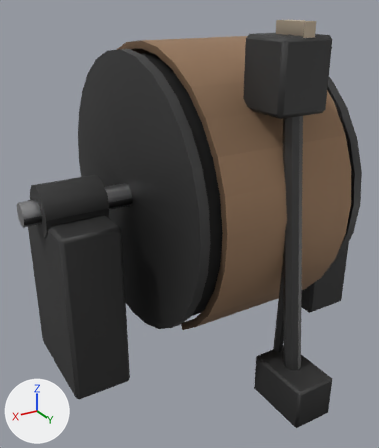
The glTF model assets/models/props/brake_drum.glb: old version first, new version second.
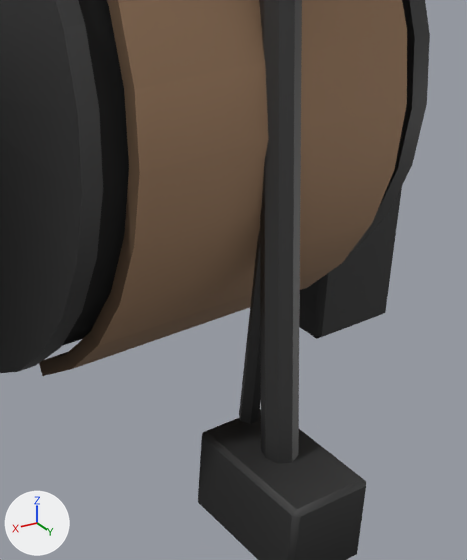
Each version appears first whole from a camera (50 mm lens) standing at (1.26, 1.98, 1.56) and looking at (0.13, 0.09, 0.62), and next in a close-up on the part from 43% to 100% of the width and 35% to 93% of the height. Arrows for +X, +Y and +Z are at lower left; the lights stay in place. The last two pictures show the newer version. Vertices at exactly the same position are counted once.

In view in the first close-up: 'static'.
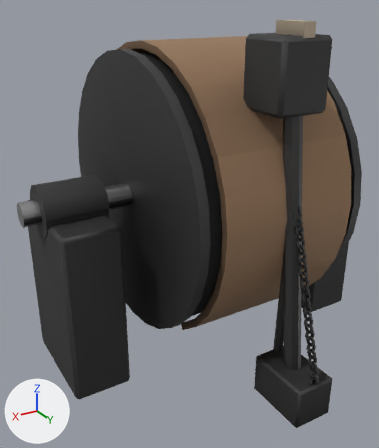
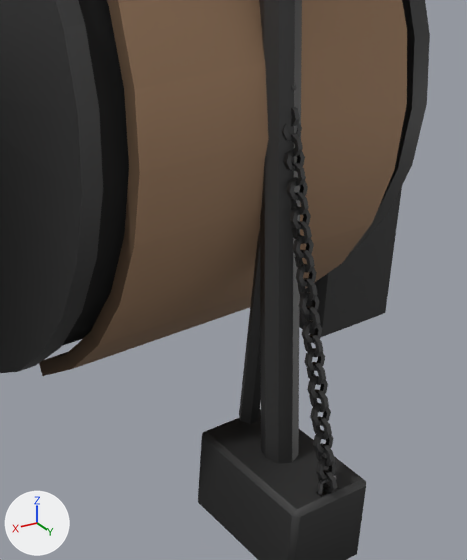
Pixel boxes (x1, y1, x2, y2) of what changed, in the close-ups (467 x 560 px):
```json
{"part": 1, "of": "me_static", "change": "added", "after": [282, 83, 337, 495]}
{"part": 2, "of": "me_static", "change": "edited", "before": [98, 0, 394, 517], "after": [98, 0, 394, 517], "on screen": "looks the same"}
```

Scene script edits in JSON lines:
```json
{"op": "add", "block": "mat_brass", "code": ["mat_brass = bpy.data.materials.new('Brass')", "# nodes: BsdfPrincipled, Mix, OutputMaterial, VertexColor", "# colours: beige #e1c489, mixed with the vertex colours"]}
{"block": "me_static", "where": "# used by ob_static; location = (0.0, 0.0, 0.0)"}
{"op": "remove", "block": "me_static", "code": "me_static.from_pydata(...)  # 482 vertices, 908 faces; spans x -0.85..0.85, y -0.63..0.84, z 0.0..1.5"}
{"op": "add", "block": "me_static", "code": "me_static.from_pydata(...)  # 1602 vertices, 3136 faces; spans x -0.85..0.85, y -0.63..0.84, z 0.0..1.5"}
{"block": "me_static", "change": "me_static part 1: 1096 vertices added at x -0.02..0.02, y 0.58..0.84, z 0.17..1.02"}
{"block": "me_static", "change": "me_static part 2: 19 kept faces spanning x -0.3..0.3, y 0.52..0.84, z 0.12..1.45 get new vertex colours"}
{"block": "me_static", "change": "other edits to the shape of me_static do not show in these pictures"}
{"op": "add", "block": "me_static", "code": "me_static.materials.append(mat_brass)"}
```
